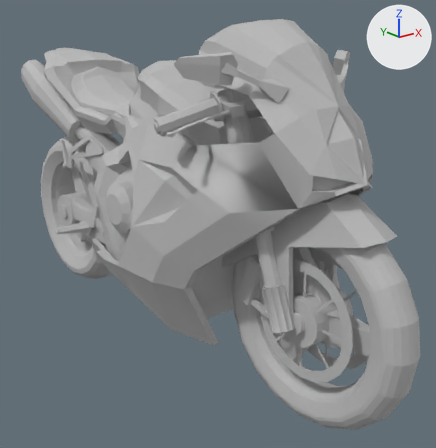
Two versions of the FBX model Assets/Art/Bike/VRBike.fbx, one commit apart.
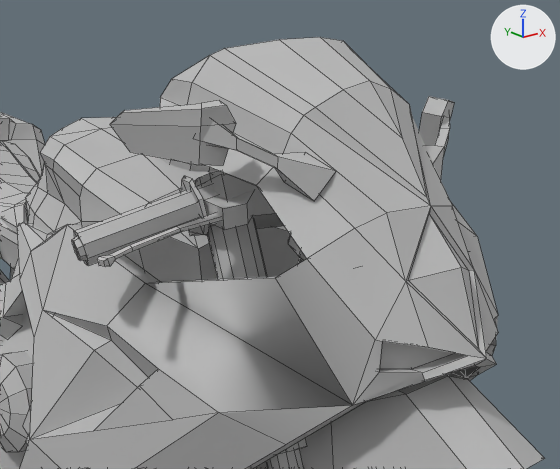
Each version appears first whole from a 50 mm camera at (-1.162, -1.712, 1.044) aimed at (0.098, -0.138, 0.414), and next in a close-up on the part from 27% to 93% of the width and 0% to 54% of the height. The axes (+X, +Y, +Z) are drawn at upper right. The lights are the same throughout. The close-ups show mesh edges as thin lines. Where no turn or scale is listed for an object, it has been applied to the vertices.

The first close-up shows 'Bike_Body', 'Bike_Handlebars'.
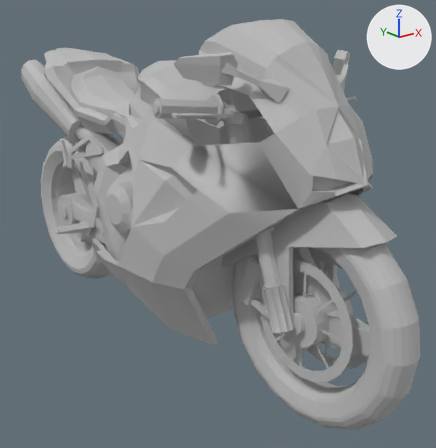
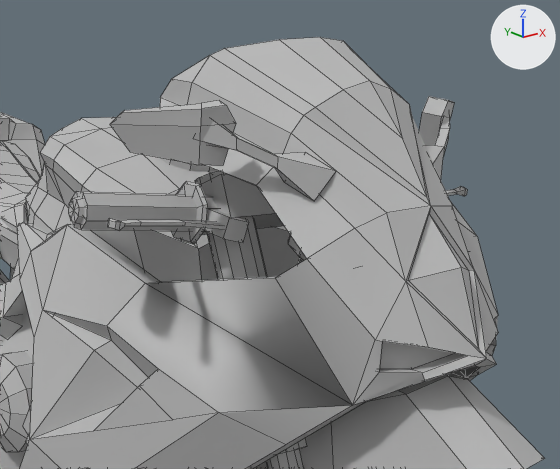
Boxes [x1, y1, x2, y2] around the edits, measured in the close-ups (560 x 469 px; the box of a moved part takes in the faces that stretch with it):
'Bike_Handlebars', reshaped
    before: [72, 171, 545, 469]
    after: [68, 171, 545, 469]
part 1 of me_untitled_007, moved or reshaped
    before: [74, 184, 218, 266]
    after: [71, 191, 218, 231]
part 2 of me_untitled_007, moved or reshaped
    before: [181, 176, 209, 236]
    after: [171, 181, 208, 244]
part 3 of me_untitled_007, moved or reshaped
    before: [72, 237, 86, 261]
    after: [68, 197, 85, 224]
part 4 of me_untitled_007, moved or reshaped
    before: [203, 190, 255, 230]
    after: [205, 208, 249, 243]
part 5 of me_untitled_007, moved or reshaped
    before: [97, 214, 222, 267]
    after: [107, 218, 225, 231]
part 6 of me_untitled_007, moved or reshaped (not visible before)
    after: [446, 186, 467, 196]

What changed in the scene script:
```text
Change me_untitled_007:
    where me_untitled_007.from_pydata(...)  # 620 vertices, 694 faces; spans x -0.327..0.327, y -0.467..0.142, z -0.606..0.036
    used by ob_bike_handlebars; location = (0.004, -0.432, 0.877)
    me_untitled_007 part 1: the loose piece of 18 vertices spanning x -0.315..-0.103, y -0.048..0.066, z -0.086..0.022 is multiplied about its middle by the matrix ((0.902, -0.22, 0.371), (0.251, 0.967, -0.035), (-0.351, 0.125, 0.928)), then moved by (-0.02, -0.019, 0.016)
    me_untitled_007 part 2: the loose piece of 18 vertices spanning x -0.173..-0.133, y -0.051..0.027, z -0.052..0.026 is multiplied about its middle by the matrix ((0.902, -0.22, 0.371), (0.251, 0.967, -0.035), (-0.351, 0.125, 0.928)), then moved by (-0.013, -0.005, -0.007)
    me_untitled_007 part 3: the loose piece of 18 vertices spanning x -0.317..-0.293, y 0.026..0.06, z -0.079..-0.045 is multiplied about its middle by the matrix ((0.902, -0.22, 0.371), (0.251, 0.967, -0.035), (-0.351, 0.125, 0.928)), then moved by (-0.029, -0.043, 0.056)
    me_untitled_007 part 4: the loose piece of 8 vertices spanning x -0.169..-0.068, y -0.096..-0.027, z -0.037..0.011 is multiplied about its middle by the matrix ((0.902, -0.22, 0.371), (0.251, 0.967, -0.035), (-0.351, 0.125, 0.928)), then moved by (-0.006, 0.006, -0.026)
    me_untitled_007 part 5: the loose piece of 24 vertices spanning x -0.327..-0.15, y -0.086..-0.025, z -0.075..-0.014 is multiplied about its middle by the matrix ((0.902, -0.22, 0.371), (0.251, 0.967, -0.035), (-0.351, 0.125, 0.928)), then moved by (-0.007, -0.023, 0.019)
    me_untitled_007 part 6: the loose piece of 24 vertices spanning x 0.15..0.327, y -0.085..-0.023, z -0.076..-0.015 is multiplied about its middle by the matrix ((0.902, 0.22, -0.371), (-0.251, 0.967, -0.037), (0.351, 0.127, 0.928)), then moved by (0.008, -0.023, 0.019)
```
